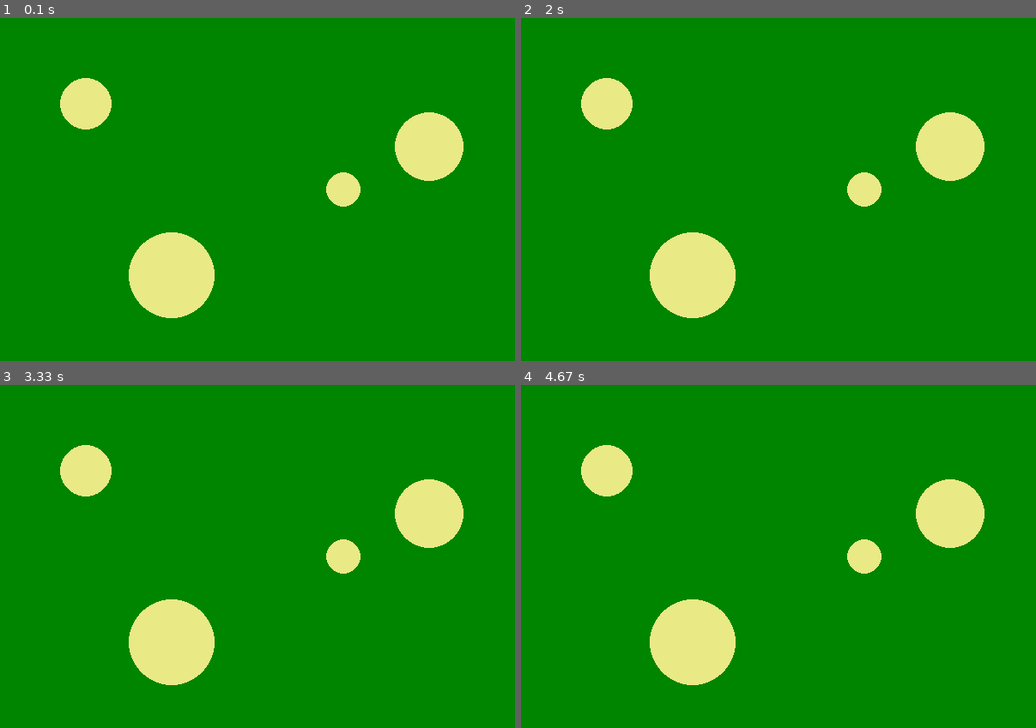
Above: before the commit, frames 1-4 (two rows, left to right).
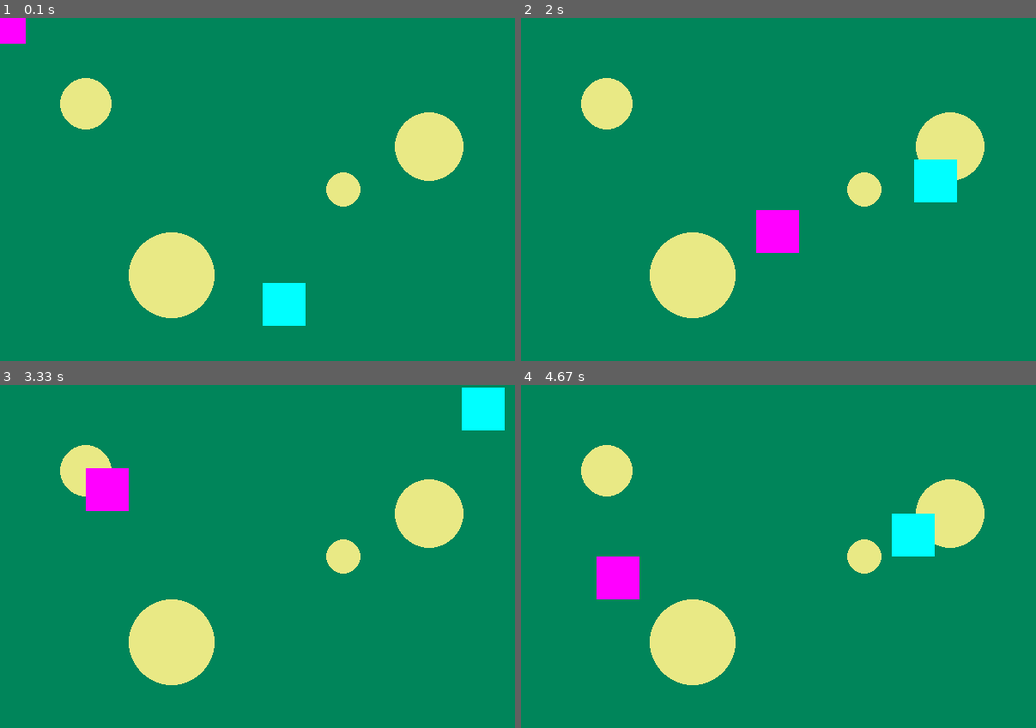
Above: after the commit, the same moments.

Repository: tjmlehtinen/kodarit2_syksy_2025
Game: pygame game, started from selviytymis_peli.py
The game is run twice, just before and just after one commit, with the same random seed, the same clock (stepped at 60 frames per second) and the same inputs.
Inputs (mouse positions are in pixels of both pictures, inside the frame that each line leads up to):
- Up to frame 1 (0.1 s): no input
- Up to frame 2 (2 s): click (778, 189) at 0.38 s; click (830, 264) at 0.72 s; click (963, 309) at 1.05 s; click (654, 120) at 1.38 s; click (778, 230) at 1.72 s
- Up to frame 3 (3.33 s): click (185, 484) at 2.05 s; click (437, 645) at 2.38 s; click (92, 590) at 2.72 s; click (108, 487) at 3.05 s
- Up to frame 4 (4.67 s): click (654, 618) at 3.38 s; click (963, 635) at 3.72 s; click (624, 683) at 4.05 s; click (618, 577) at 4.38 s

The runs differ from the first frame. In frame 1, 93% of the frame differs, in the area x 0-100%, y 0-100%; in frame 2, 93%; in frame 3, 93%; in frame 4, 93%.

Commit message:
20102025

Diff:
--- a/selviytymis_peli.py
+++ b/selviytymis_peli.py
@@ -13,14 +13,41 @@
 
 # taustan piirtäminen
 def piirra_tausta():
-    NAYTTO.fill((0, 133, 0))
+    NAYTTO.fill((0, 133, 90))
     pygame.draw.circle(NAYTTO, (233, 233, 133), (100, 100), 30)
     pygame.draw.circle(NAYTTO, (233, 233, 133), (500, 150), 40)
     pygame.draw.circle(NAYTTO, (233, 233, 133), (400, 200), 20)
     pygame.draw.circle(NAYTTO, (233, 233, 133), (200, 300), 50)
 
+# pelaajan määrittely
+pelaaja = pygame.Rect((0, 0), (50, 50))
+pelaajan_vari = pygame.Color(255, 0, 255)
+
+# kimpoilijan määrittely
+kimpoilija = pygame.Rect((300, 300), (50, 50))
+kimpoilijan_vari = pygame.Color(0, 255, 255)
+kimpoilijan_muutos_x = 2
+kimpoilijan_muutos_y = 3
+
+def paivita_kimpoilija():
+    global kimpoilijan_muutos_x
+    global kimpoilijan_muutos_y
+    # liikutetaan kimpoilijaa
+    kimpoilija.move_ip(kimpoilijan_muutos_x, kimpoilijan_muutos_y)
+    # osuuko vasempaan tai oikeaan laitaan
+    if kimpoilija.left < 0 or kimpoilija.right > LEVEYS:
+        kimpoilijan_muutos_x *= -1
+    # osuuko ylös tai alas
+    if kimpoilija.top < 0 or kimpoilija.bottom > KORKEUS:
+        kimpoilijan_muutos_y *= -1
+
+# kello pelin nopeutta säätämään
+kello = pygame.time.Clock()
+
 # peliluuppi
 while True:
+    # asetetaan fps eli kuinka monta kertaa sekunnissa päivitetään
+    kello.tick(40)
     # käydään läpi tapahtumat
     for tapahtuma in pygame.event.get():
         # tarkistetaan onko tapahtuma ikkunan sulkeminen
@@ -28,6 +55,13 @@
             pygame.quit()
             sys.exit()
     piirra_tausta()
+    # pelaajan sijainti hiiren kohdalle
+    pelaaja.center = pygame.mouse.get_pos()
+    # pelaajan piirtäminen
+    pygame.draw.rect(NAYTTO, pelaajan_vari, pelaaja)
+    # kimpoilijan liikuttaminen ja piirtäminen
+    paivita_kimpoilija()
+    pygame.draw.rect(NAYTTO, kimpoilijan_vari, kimpoilija)
     # päivitetään näyttö
     pygame.display.update()
 
